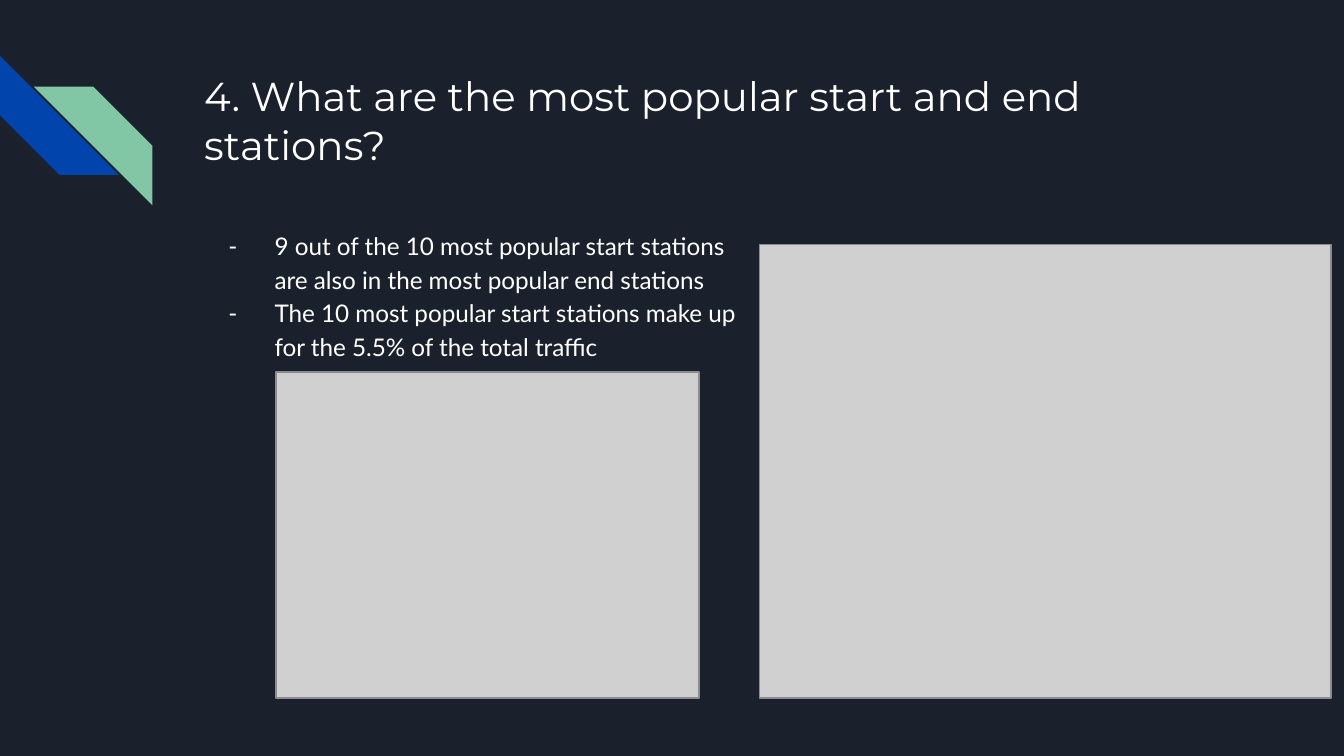
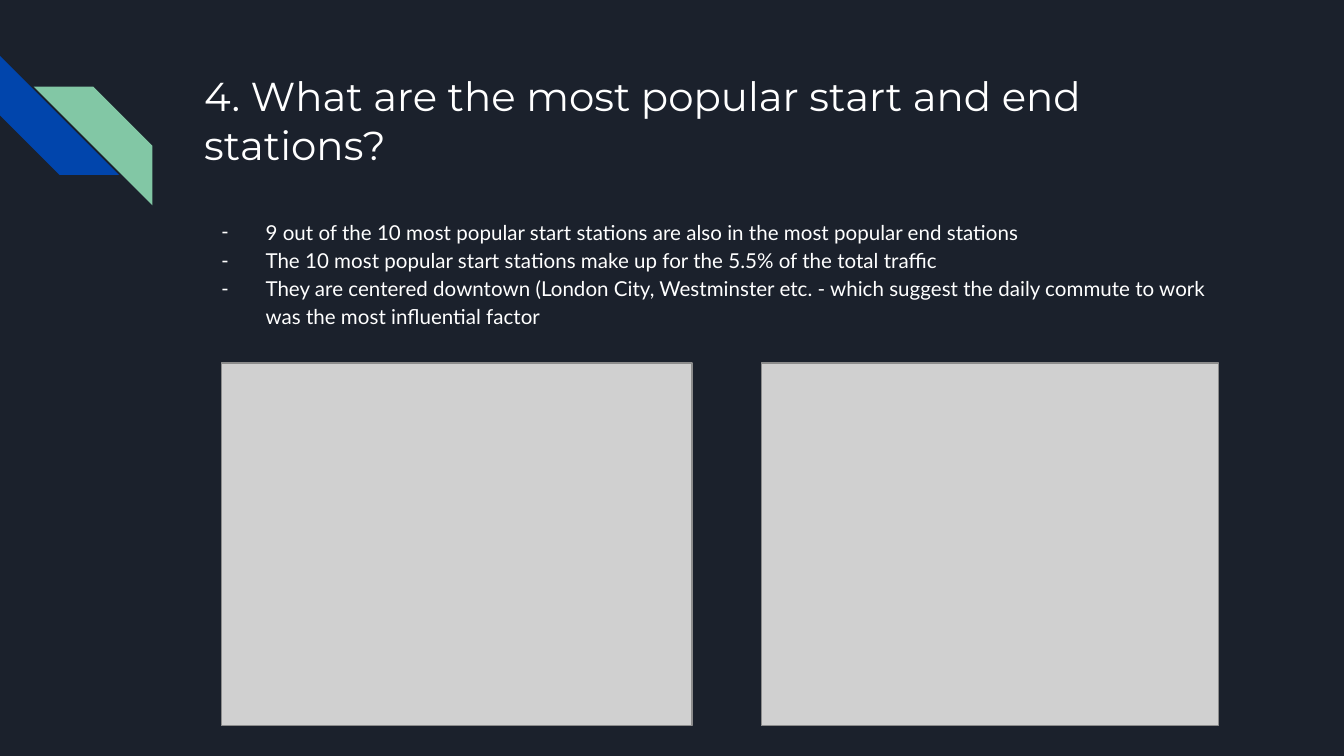
Before and after one commit to zsoltnyiri/zoe_take_home_test, a slide deck: slide 6 of Zoe - Take Home Task - Zsolt Nyiri.pptx. Drawn at 1344x756 pixels with LibreOffice and Linux fonts; fonts in the diff are those of the drawing; grey boxes stand for pictures. Boxes give left, top, right and bottom in pixels: in the first picture for what was removed or moved away, otherwise in the second. Text is boxed around its words. In the diff, an @@ line names an element or a change of style, - is before the commit and + after.

```diff
--- a/Zoe - Take Home Task - Zsolt Nyiri.pptx
+++ b/Zoe - Take Home Task - Zsolt Nyiri.pptx
@@ text "9 out of the 10 ...": place and size @@
-text "9 out of the 10 ..." at (275, 237, 735, 356)
+text "9 out of the 10 ..." at (266, 225, 1205, 324)
@@ text at (266, 225, 1018, 272): size 13 to 11 pt in "9 out of the 10 most popular ...", "The 10 most popular start stations make ..."; indent changed @@
@@ text at (266, 280, 1205, 324): paragraph added @@
+– They are centered downtown (London City, Westminster etc. - which suggest the daily commute to work was the most influential factor
@@ picture: place and size @@
-picture at (276, 372, 699, 699)
+picture at (222, 363, 692, 726)
@@ picture: place and size @@
-picture at (759, 245, 1331, 698)
+picture at (761, 363, 1218, 726)
```
Also in this commit, not shown: 1 other slide changed, 14 slides added, 1 slide removed.
